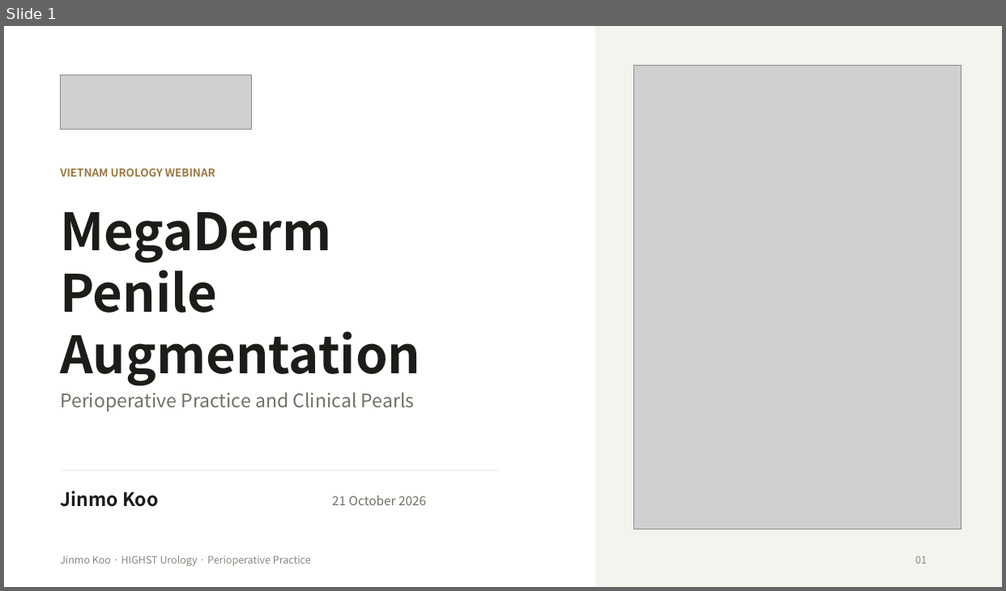
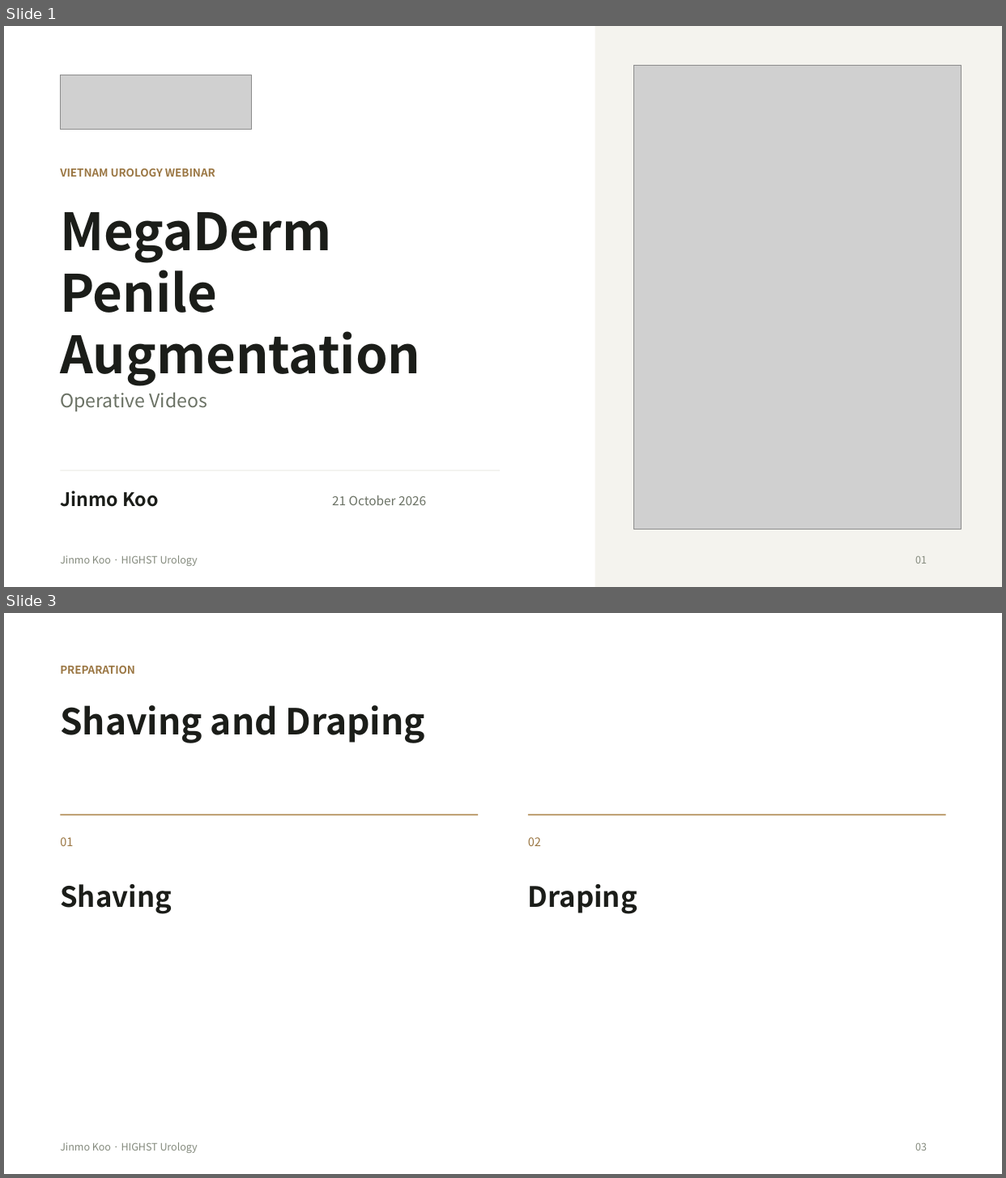
Before and after one commit to notoow/vietnam-urology-webinar, a slide deck: downloads/highst-perioperative-webinar.pptx. Shown one above the other, each under a label of ours: slide 1 before the commit, slides 1 and 3 after it; the slides between them are not shown. The pictures are 1006x591 and 1006x1178 pixels, drawn with LibreOffice and Linux fonts; fonts in the diff are those of the drawing; grey boxes stand for pictures. Boxes give left, top, right and bottom in pixels: in the first picture for what was removed or moved away, otherwise in the second. Text is boxed around its words. In the diff, an @@ line names an element or a change of style, - is before the commit and + after.

Commit message:
Simplify webinar to testing preparation and three operative videos

```diff
--- a/downloads/highst-perioperative-webinar.pptx
+++ b/downloads/highst-perioperative-webinar.pptx
@@ slide 3 added at box(4, 613, 1002, 1174), background #FFFFFF @@
@@ text added at box(60, 666, 135, 674), 10.5 pt, text #9B7744, bold @@
+PREPARATION
@@ text added at box(60, 705, 425, 743), 34.5 pt, text #1B1D19, bold @@
+Shaving and Draping
@@ rectangle added at box(60, 815, 478, 815), fill #B5915D @@
@@ rectangle added at box(528, 815, 946, 815), fill #B5915D @@
@@ text added at box(60, 837, 73, 846), 11.2 pt, text #9B7744 @@
+01
@@ text added at box(528, 837, 541, 846), 11.2 pt, text #9B7744 @@
+02
@@ text added at box(60, 884, 172, 914), 27 pt, text #1B1D19, bold @@
+Shaving
@@ text added at box(528, 884, 637, 914), 27 pt, text #1B1D19, bold @@
+Draping
@@ text added at box(60, 1143, 198, 1153), 9.8 pt, text #858B7E @@
+Jinmo Koo · HIGHST Urology
@@ text added at box(915, 1143, 927, 1151), 9.8 pt, text #858B7E @@
+03
@@ slide 1 changed as well @@
@@ text at box(60, 392, 207, 412): text changed @@
-Perioperative Practice and Clinical Pearls
+Operative Videos
@@ text at box(60, 556, 198, 566): text changed @@
-Jinmo Koo · HIGHST Urology · Perioperative Practice
+Jinmo Koo · HIGHST Urology
```
Also in this commit, not shown: 5 other slides added, 30 slides removed, 8 other files.
